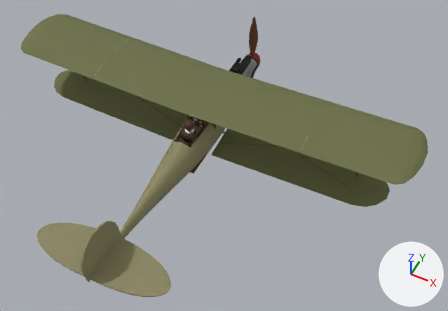
Renders of the glTF model public/models/pfalz_diiia.glb from each side of a commit.
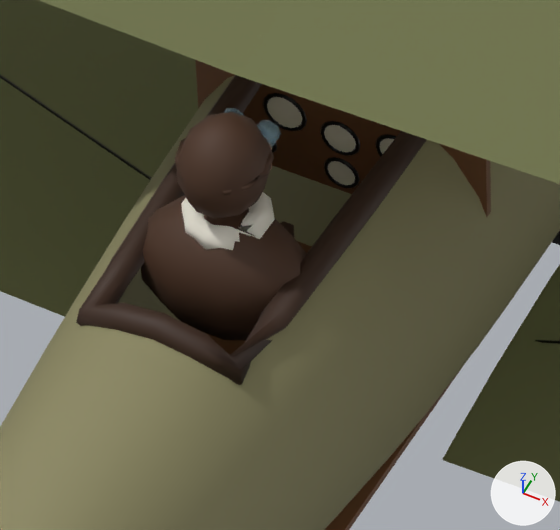
Each version appears first whole from a camera (50 mm lens) standing at (4.78, -9.06, 10.0) and looking at (0.76, -1.0, -0.08), and next in a close-up on the part from 37% to 50% of the width and 35% to 52% of the height. Arrows for +X, +Y and +Z are at lower right; the lights stay in place. The older version's two pictures come first. Where no turn or scale is listed for an object, it has been applied to the vertices. Vertices at exactly the same position are counted once.

Names of what the first close-up shows: 'Coaming', 'CockpitInterior', 'Fuselage', 'Gauge_Compass', 'Gauge_RPM', 'Pilot_Figure', 'Wing_Lower_L', 'Wing_Lower_R', 'Wing_Upper_L', 'Wing_Upper_R' and 8 more.
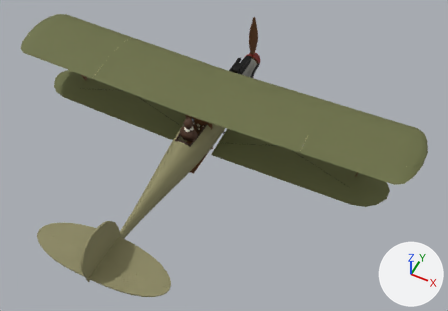
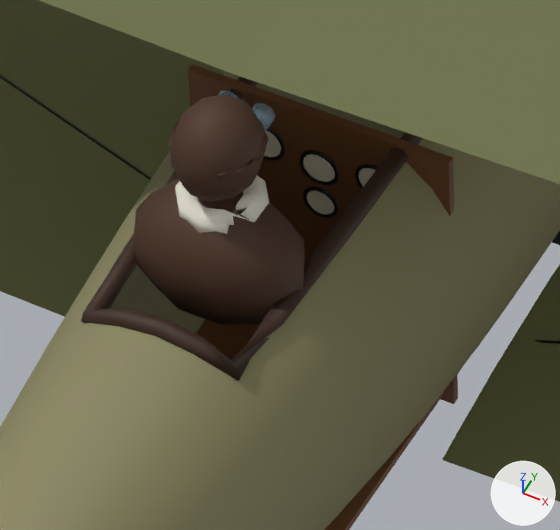
What changed in the scene script:
```text
Change me_cockpitinterior:
    used by ob_cockpitinterior; location = (0.0, 0.0, 0.0)
    remove me_cockpitinterior.from_pydata(...)  # 62 vertices, 96 faces; spans x -0.366..0.366, y -1.562..-0.463, z -0.337..0.416
    add me_cockpitinterior.from_pydata(...)  # 62 vertices, 96 faces; spans x -0.327..0.327, y -1.562..-0.463, z -0.36..0.423
    me_cockpitinterior part 1: the loose piece of 8 vertices spanning x -0.366..0.366, y -0.623..-0.603, z 0.096..0.416 is scaled about its middle by (0.892, 1, 2.45), then moved by (0.0, -0.1, -0.224)
Change me_coaming:
    used by ob_coaming; location = (0.0, 0.0, 0.0)
    remove me_coaming.from_pydata(...)  # 96 vertices, 192 faces; spans x -0.238..0.238, y -1.467..-0.597, z 0.331..0.486
    add me_coaming.from_pydata(...)  # 96 vertices, 192 faces; spans x -0.228..0.228, y -1.457..-0.609, z 0.342..0.476
    me_coaming part 2: 96 of 96 vertices moved; they spanned x -0.238..0.238, y -1.467..-0.597, z 0.331..0.486 and now span x -0.228..0.228, y -1.457..-0.609, z 0.342..0.476; mean shift (0.0, 0.0, 0.0)
Change me_pilot_figure:
    used by ob_pilot_figure; location = (0.0, 0.0, 0.0)
    remove me_pilot_figure.from_pydata(...)  # 304 vertices, 588 faces; spans x -0.205..0.205, y -1.282..-1.003, z 0.171..0.761
    add me_pilot_figure.from_pydata(...)  # 304 vertices, 588 faces; spans x -0.205..0.205, y -1.302..-1.023, z 0.241..0.831
    me_pilot_figure part 3: the whole mesh is moved by (0.0, -0.02, 0.07)
Change ob_gauge_compass:
    ob_gauge_compass.location: (0.0, -0.626, 0.156) -> (0.0, -0.725, 0.153)
```

Boxes [x1, y1, x2, y2] around the edits, measured in the close-ups (560 x 530 px; the box of a moved part takes in the faces that stretch with it):
'Pilot_Figure', moved: before [141, 108, 307, 340]; after [134, 90, 305, 325]
'CockpitInterior', reshaped: before [195, 60, 491, 530]; after [188, 64, 464, 530]
'Coaming', reshaped: before [76, 75, 427, 385]; after [81, 76, 423, 381]
'Gauge_Compass', moved: before [328, 161, 355, 185]; after [307, 191, 334, 214]
part 1 of me_cockpitinterior, moved or reshaped: before [195, 60, 491, 217]; after [188, 64, 458, 404]
